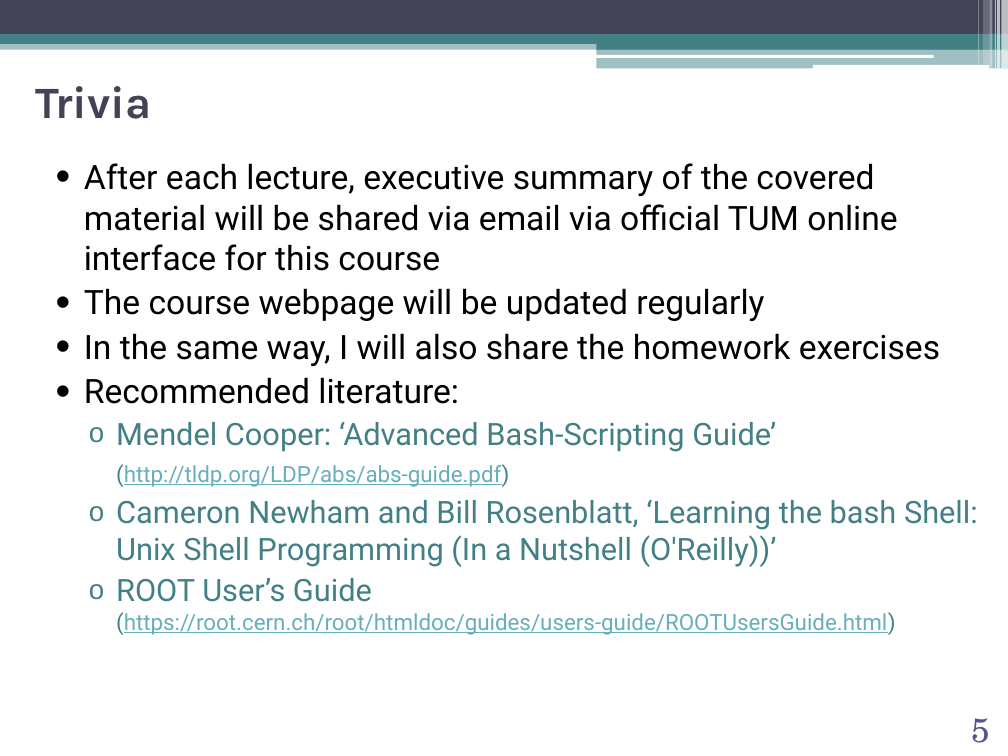
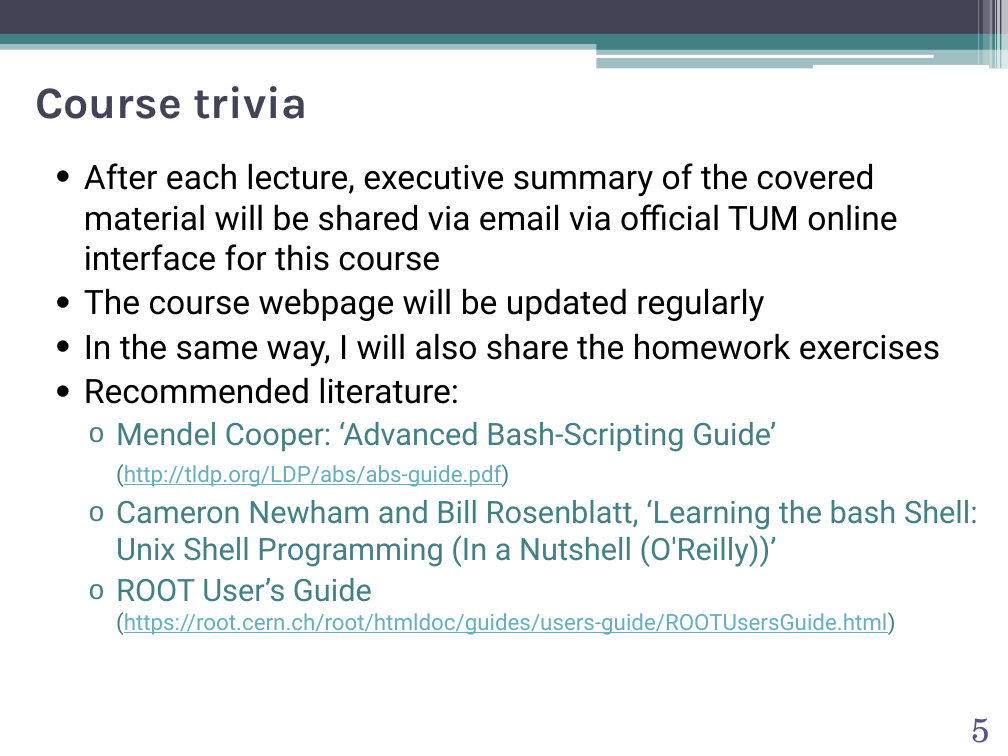
Before and after one commit to abilandz/PH8124, a slide deck: slide 5 of Lecture_1/ABilandzic_PH8124_SS2020_0c.pptx. Drawn at 1008x756 pixels with LibreOffice and Linux fonts; fonts in the diff are those of the drawing; background and template pictures are left out. Boxes give left, top, right and bottom in pixels: in the first picture for what was removed or moved away, otherwise in the second. Text is boxed around its words. In the diff, an @@ line names an element or a change of style, - is before the commit and + after.

```diff
--- a/Lecture_1/ABilandzic_PH8124_SS2020_0c.pptx
+++ b/Lecture_1/ABilandzic_PH8124_SS2020_0c.pptx
@@ title at (35,86,307,119): text changed @@
-Trivia
+Course trivia
```
Also in this commit, not shown: 16 other slides changed, 3 other files.
